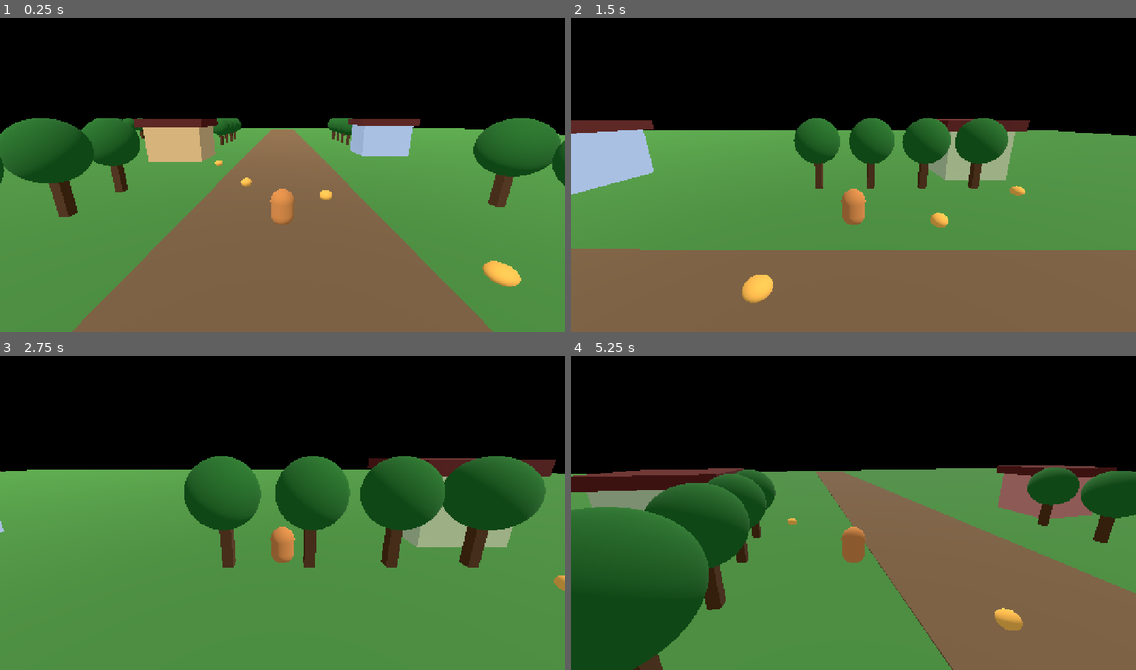
Above: before the commit, frames 1-4 (two rows, left to right).
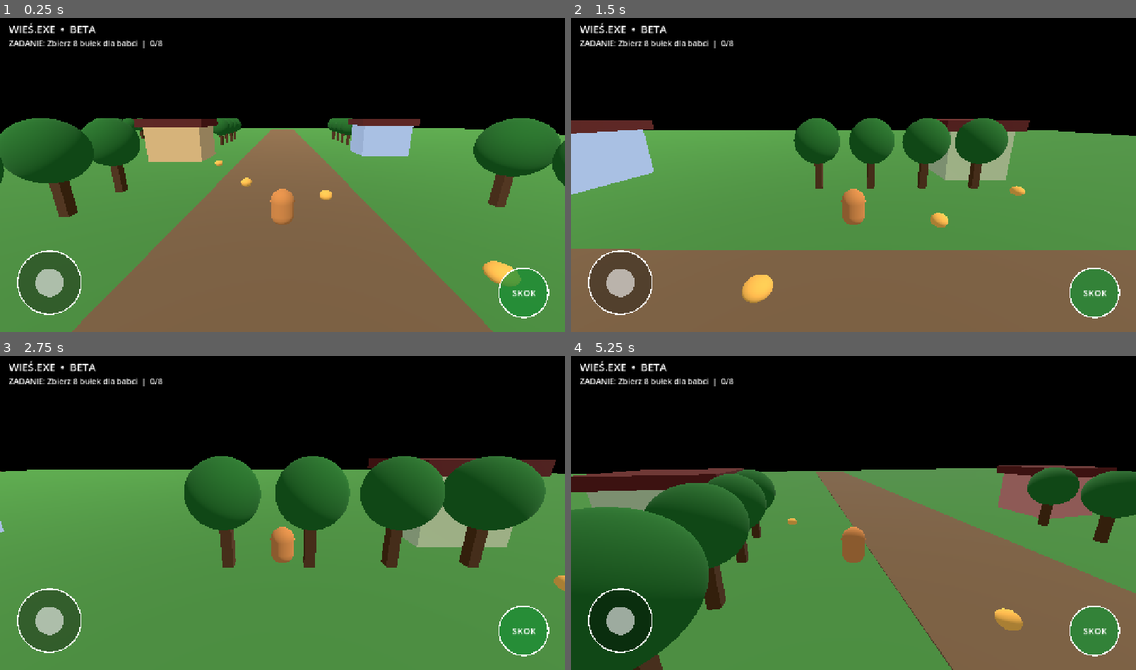
Above: after the commit, the same moments.

Repository: dzieminskidaniel6-sys/ASTRALTXT
Game: Godot game, scene res://scenes/main.tscn
Same seed, same stepped clock (60 frames per second), same inputs: the game is played once before the commit and once after it.
Inputs (mouse positions are in pixels of both pictures, inside the frame that each line leads up to):
- Up to frame 1 (0.25 s): no input
- Up to frame 2 (1.5 s): tap Enter at 0.5 s; move the mouse to (977, 156) at 0.52 s; hold D (move_right) 0.53-1.25 s; click (977, 156) at 0.67 s; tap Space (jump) at 0.77 s; drag from (740, 187) to (825, 237) at 1.27 s
- Up to frame 3 (2.75 s): tap Space (jump) at 2 s; move the mouse to (339, 440) at 2.02 s; hold D (move_right) from 2.03 s (still down); click (339, 440) at 2.17 s
- Up to frame 4 (5.25 s): release D (move_right) at 2.75 s; drag from (825, 575) to (684, 462) at 2.77 s; tap Enter at 3.5 s; move the mouse to (1023, 560) at 3.52 s; hold A (move_left) 3.53-4.25 s; click (1023, 560) at 3.67 s; tap Space (jump) at 3.77, 5 s; drag from (684, 462) to (768, 431) at 4.27 s; move the mouse to (881, 509) at 5.02 s; hold S (move_back) from 5.03 s (still down); click (881, 509) at 5.17 s

The runs differ from the first frame. In frame 1, 3.5% of the frame differs, in the area x 1-98%, y 1-96%; in frame 2, 3.5%; in frame 3, 3.5%; in frame 4, 3.5%.
Error before the commit: Parse Error: Function "queue_redraw()" not found in base self. (res://scripts/mobile_controls.gd:16)

Commit message:
Fix mobile controls drawing node

Diff:
--- a/scripts/mobile_controls.gd
+++ b/scripts/mobile_controls.gd
@@ -1,4 +1,4 @@
-extends CanvasLayer
+extends Control
 signal move_changed(value:Vector2)
 signal jump_requested
 var center:=Vector2.ZERO
@@ -7,10 +7,12 @@
 var finger:=-1
 var jump_area:=Rect2()
 func _ready()->void:
+	mouse_filter=Control.MOUSE_FILTER_IGNORE
+	set_anchors_and_offsets_preset(Control.PRESET_FULL_RECT)
 	get_viewport().size_changed.connect(_layout)
 	_layout()
 func _layout()->void:
-	var s=get_viewport().get_visible_rect().size
+	var s=get_viewport_rect().size
 	center=Vector2(112,s.y-112)
 	jump_area=Rect2(s.x-150,s.y-145,112,112)
 	queue_redraw()
